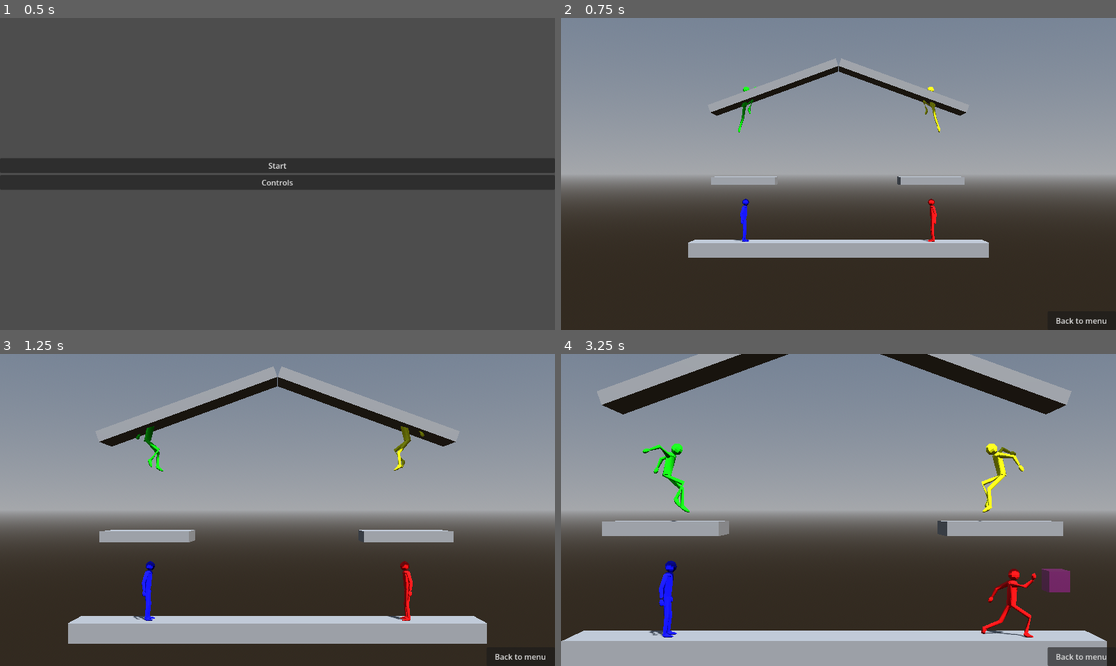
Above: before the commit, frames 1-4 (two rows, left to right).
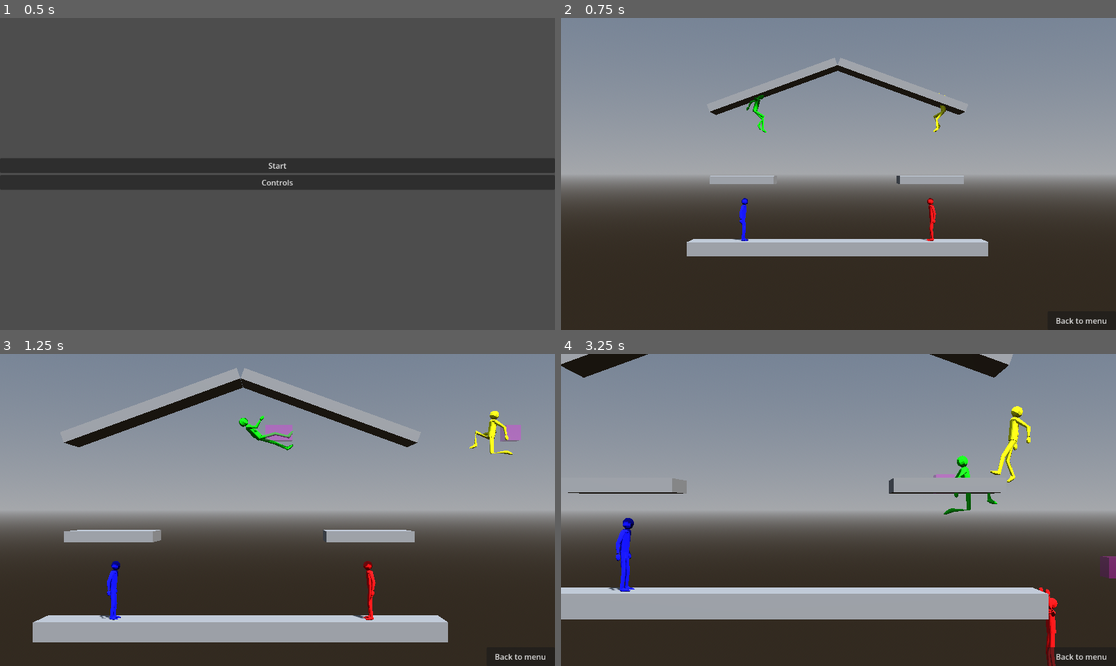
Above: after the commit, the same moments.

Repository: CocoMarck/SuperSmashTux
Game: Godot game, scene res://scenes/main.tscn
Two runs of this game, one before a commit and one after it. Both use one fixed random seed, a clock stepped at 60 frames per second and the inputs below.
Inputs (mouse positions are in pixels of both pictures, inside the frame that each line leads up to):
- Up to frame 1 (0.5 s): no input
- Up to frame 2 (0.75 s): click "Start" at 0.5 s
- Up to frame 3 (1.25 s): no input
- Up to frame 4 (3.25 s): tap Enter at 1.25 s; move the mouse to (960, 494) at 1.27 s; hold Right (player1_move_right) 1.28-2.03 s; tap K (player1_attack) at 1.35 s; click (960, 494) at 1.42 s; tap / (player1_jump) at 1.52, 2.27 s; move the mouse to (727, 525) at 2.02 s; hold Down (player1_move_down) 2.03-2.78 s; tap O (player1_grab) at 2.1 s; move the mouse to (894, 441) at 2.77 s; hold Right (player1_move_right) from 2.78 s (still down); tap L (player1_power_attack) at 2.85 s

Frame 1 is identical in both runs. In frame 2, 1.4% of the frame differs, in the area x 22-78%, y 12-77%; in frame 3, 11%; in frame 4, 31%, in the area x 0-100%, y 0-100%.

Commit message:
Person: AI process. NPC: Moviendose, y dando golpes. Es tonto, pero ya es buena base.

Diff:
--- a/scripts/npc.gd
+++ b/scripts/npc.gd
@@ -1,5 +1,12 @@
 class_name NPC
 extends PowerFighter
+
+# NPC
+var _try_recovery = false
+var _invert_pin = false
+var _npc_horizontal_move = true
+var _pin_left = true
+var _pin_right = false
 
 # Funciones | Apariencia.
 func _get_default_material() -> Material:
@@ -8,19 +15,50 @@
 	'''
 	return GlobalUtils.NPC_MATERIAL
 
-# Funciones | Input del npc.
-func _collect_input() -> void:
+# Funciones | Procesar AI
+func _process_ai(delta, frame: FrameMotionSignals):
 	'''
-	Nomas para que salte como loquita el npc (sapeee)
+	Recomendado hacer esto modular, por ahora puede ser súper monolítico.
 	'''
 	# Todavia no tiene movimiento horizontal, solo salta en su lugar.
 	_move_left = false
 	_move_right = false
 	_move_up = false
 	_move_down = false
+	_attack = false
+	_jump = false
 
-	# Lo pongo asi, porque el jump del character es hasta un nuevo false, no continuo
-	if _jump == false:
+	# Validar que existan datos para el NPC
+	if frame == null:
+		return
+
+	# Mover NPC
+	_attack = true # Atacar a lo loco por motivos debug.
+	_invert_pin = false
+	if not frame.vertical_force_signals.on_floor and not _try_recovery:
+		_invert_pin = true
+		_try_recovery = true
 		_jump = true
-	else:
+	if _try_recovery and frame.vertical_force_signals.on_floor:
+		_try_recovery = false
+
+	if _npc_horizontal_move:
+		# Invertir dirección
+		if _invert_pin:
+			if _pin_left:
+				_pin_right = true
+				_pin_left = false
+			elif _pin_right:
+				_pin_left = true
+				_pin_right = false
+		# Mover, ya sea izq o der. No ambos.
+		if not (_pin_left and _pin_right):
+			_move_left = _pin_left
+			_move_right = _pin_right
+
+	if frame.vertical_force_signals.on_floor:
 		_jump = false
+
+# Funciones | Probablemente no se use
+func _collect_input() -> void:
+	pass
--- a/scripts/person.gd
+++ b/scripts/person.gd
@@ -128,6 +128,10 @@
 var _hanging_right_side: bool = false
 var _hang_position: Vector3 = Vector3.ZERO
 var _ledge_release_count: float = 0.0
+
+# NPC Things
+var _last_frame : FrameMotionSignals = null
+
 
 # Fuciones | Direccion
 func _get_initial_facing() -> Vector3:
@@ -983,6 +987,12 @@
 	'''
 	pass
 
+func _process_ai(delta: float, frame: FrameMotionSignals) -> void:
+	'''
+	Procesar AI
+	'''
+	pass
+
 # Funciones | Procesar
 func _physics_process(delta: float) -> void:
 	'''
@@ -990,6 +1000,9 @@
     Este puede ser remplazado segun se necesite.
 	'''
 	_collect_input()
+
+	# Para la AI, por defecto no hace nada.
+	_process_ai(delta, _last_frame)
 
 	# Normal move
 	var frame = _build_frame(delta)
@@ -1013,5 +1026,8 @@
 	# Effects
 	_process_effects(delta)
 
-	# Commeter cambios.
+	# Cometer cambios.
 	_commit_frame(delta, frame)
+
+	# Para la AI
+	_last_frame = frame
